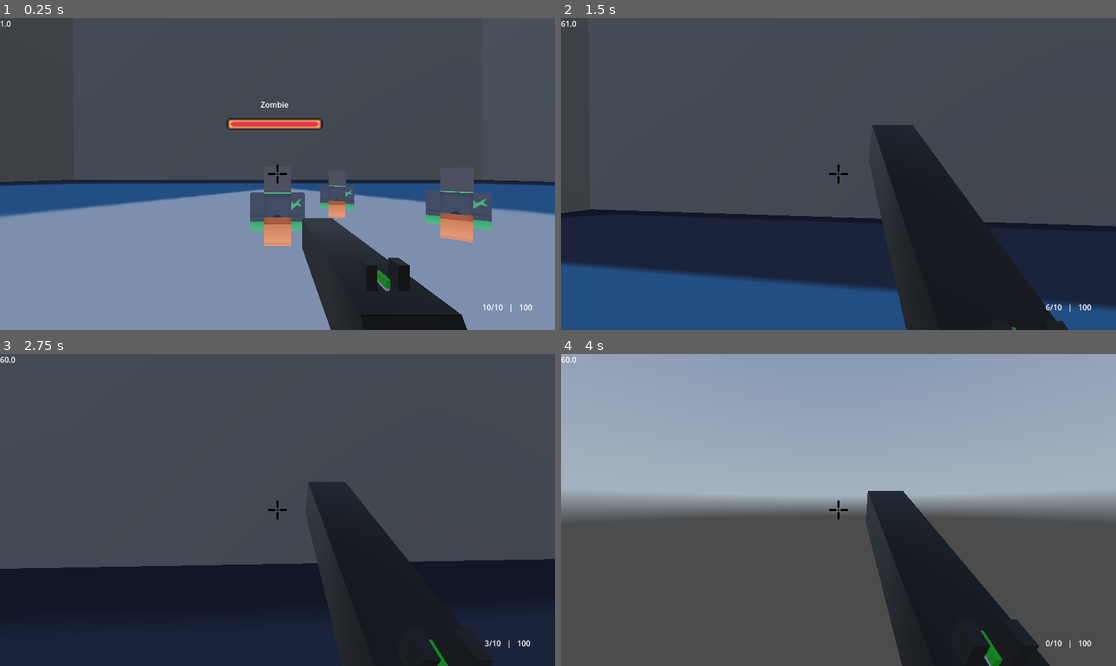
Above: before the commit, frames 1-4 (two rows, left to right).
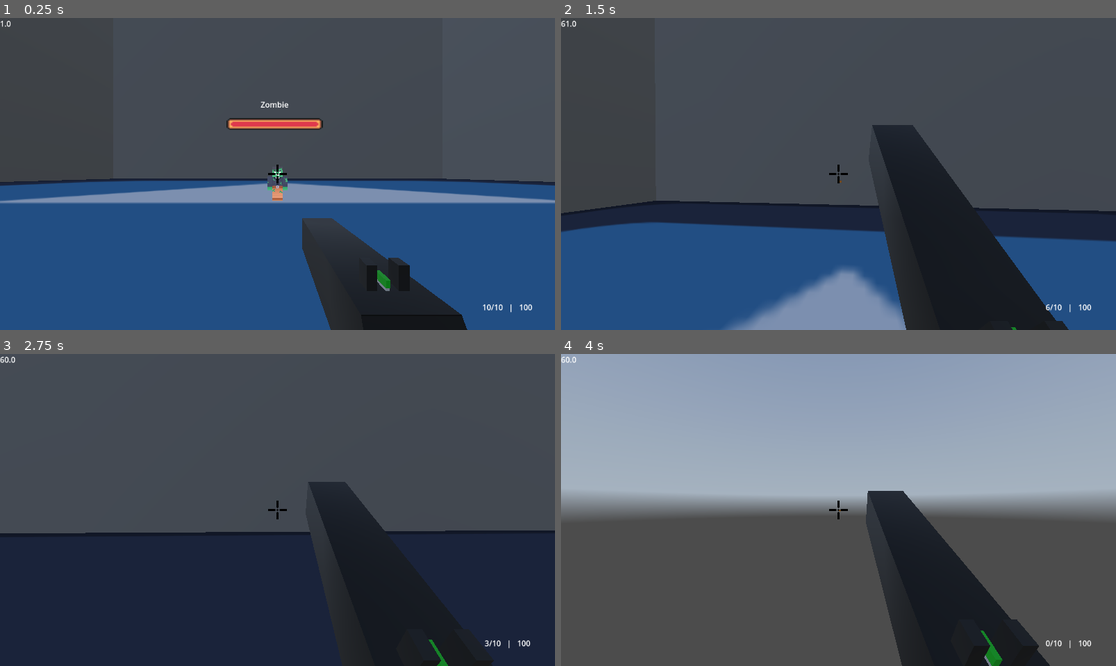
Above: after the commit, the same moments.

Repository: IgorMianowany/LooterShooterScooter
Game: Godot game, scene res://world.tscn
The game is run twice, just before and just after one commit, with the same random seed, the same clock (stepped at 60 frames per second) and the same inputs. The engine's default icon, where the game draws it, is replaced by a stand-in: a white triangle on a blue panel in a dark square. A sky picture missing from this copy of the repository is replaced by a grey-blue gradient.
Inputs (mouse positions are in pixels of both pictures, inside the frame that each line leads up to):
- Up to frame 1 (0.25 s): no input
- Up to frame 2 (1.5 s): move the mouse to (866, 174) at 0.52 s; press the mouse at (866, 174) at 0.53 s; hold W (forward) from 0.53 s (still down); tap Space (jump) at 0.77 s; move the mouse to (810, 174) at 1.27 s; release the mouse at (810, 174) at 1.28 s; click (810, 174) at 1.35 s
- Up to frame 3 (2.75 s): keep holding W (forward); tap Space (jump) at 1.52 s; move the mouse to (288, 503) at 2.02 s; press the mouse at (288, 503) at 2.03 s
- Up to frame 4 (4 s): keep holding W (forward); move the mouse to (832, 516) at 2.77 s; release the mouse at (832, 516) at 2.78 s; click (832, 516) at 2.85 s; tap Space (jump) at 3.02, 3.77 s; move the mouse to (877, 513) at 3.52 s; press the mouse at (877, 513) at 3.53 s

The runs differ from the first frame. In frame 1, 38% of the frame differs, in the area x 0-100%, y 48-100%; in frame 2, 20%; in frame 3, 8.8%; in frame 4, less than 0.1%.

Commit message:
better enemy movement

Diff:
--- a/enemy.gd
+++ b/enemy.gd
@@ -1,22 +1,27 @@
 class_name Enemy
-extends Node3D
+extends CharacterBody3D
 
 var health : float = 100
 var max_health : float = 100
 var player : Player
 var player_in_range : bool = false
-var speed : float = 10
+var speed : float = 200
 var move_dir : Vector3
 
-func _process(delta):
+func _physics_process(delta: float) -> void:
+	if not is_on_floor():
+		velocity += get_gravity() * 2.5 * delta
 	if player == null:
 		return
 	look_at(player.global_position)
 	rotate(Vector3(0,1,0), deg_to_rad(180))
 	var distance_to_player = global_position.distance_to(player.global_position)
-	if distance_to_player > 5:
+	if distance_to_player > 5 and player_in_range:
 		move_dir = global_position.direction_to(player.global_position)
-		global_position += move_dir * speed * delta
+		#global_position += move_dir * speed * delta
+		velocity = move_dir * speed * delta
+	move_and_slide()
+
 
 func take_damage(damage : float):
 	health -= damage
@@ -25,13 +30,13 @@
 		await(get_tree().create_timer(.5).timeout)
 		queue_free()
 
+func _on_player_detection_range_area_entered(area: Area3D) -> void:
+	player_in_range = true
+	player = area.get_parent()
 
-func _on_player_detection_range_area_entered(_area: Area3D) -> void:
-	player_in_range = true
-	player = _area.get_parent()
+
 func _on_player_detection_range_area_exited(_area: Area3D) -> void:
 	player_in_range = false
-	player = null
 
 
 func _display_damage(damage : float, is_critical : bool = false):
--- a/enemy.tscn
+++ b/enemy.tscn
@@ -5,12 +5,11 @@
 [ext_resource type="Script" uid="uid://11wi78ajfrjk" path="res://enemy_ui.gd" id="3_epg4t"]
 
 [sub_resource type="ViewportTexture" id="ViewportTexture_4gyqm"]
-viewport_path = NodePath("SubViewport")
 
 [sub_resource type="SphereShape3D" id="SphereShape3D_iifgy"]
 radius = 37.391293
 
-[node name="Enemy" type="Node3D"]
+[node name="Enemy" type="CharacterBody3D"]
 script = ExtResource("1_7k104")
 
 [node name="Hurtbox" type="Area3D" parent="."]
@@ -20,10 +19,6 @@
 script = ExtResource("2_4gyqm")
 
 [node name="CollisionShape3D" type="CollisionShape3D" parent="Hurtbox"]
-
-[node name="CollisionArea" type="Area3D" parent="."]
-
-[node name="CollisionShape3D" type="CollisionShape3D" parent="CollisionArea"]
 
 [node name="Sprite3D" type="Sprite3D" parent="."]
 texture = SubResource("ViewportTexture_4gyqm")
@@ -50,7 +45,7 @@
 size = Vector2i(100, 100)
 script = ExtResource("3_epg4t")
 
-[connection signal="area_entered" from="Hurtbox" to="." method="_on_hurtbox_area_entered"]
-[connection signal="area_entered" from="CollisionArea" to="." method="_on_collision_area_area_entered"]
+[node name="CollisionShape3D" type="CollisionShape3D" parent="."]
+
 [connection signal="area_entered" from="PlayerDetectionRange" to="." method="_on_player_detection_range_area_entered"]
 [connection signal="area_exited" from="PlayerDetectionRange" to="." method="_on_player_detection_range_area_exited"]
--- a/player.tscn
+++ b/player.tscn
@@ -11,6 +11,7 @@
 height = 3.0056
 
 [sub_resource type="SphereShape3D" id="SphereShape3D_sweqy"]
+radius = 0.7887576
 
 [node name="Player" node_paths=PackedStringArray("camera_controller", "weapon") instance=ExtResource("1_4flbx")]
 collision_layer = 0
@@ -62,7 +63,6 @@
 [node name="PlayerUI" parent="." index="4" instance=ExtResource("3_i3pqv")]
 
 [node name="DetectionArea" type="Area3D" parent="." index="5"]
-visible = false
 collision_layer = 8
 collision_mask = 0
 monitoring = false
--- a/world.tscn
+++ b/world.tscn
@@ -127,6 +127,7 @@
 shape = SubResource("BoxShape3D_tlwt5")
 
 [node name="Player" parent="." instance=ExtResource("1_f3sb7")]
+transform = Transform3D(1, 0, 0, 0, 1, 0, 0, 0, 1, 0, 0, 17.955772)
 
 [node name="DirectionalLight3D" type="DirectionalLight3D" parent="."]
 transform = Transform3D(1, 0, 0, 0, -0.560639, 0.82806, 0, -0.82806, -0.560639, 16, 27, -12)
@@ -136,19 +137,4 @@
 environment = SubResource("Environment_dwbse")
 
 [node name="Zombie" parent="." instance=ExtResource("4_aqk2v")]
-transform = Transform3D(1, 0, 0, 0, 1, 0, 0, 0, 1, 0, 0, -9.03318)
-
-[node name="Zombie2" parent="." instance=ExtResource("4_aqk2v")]
-transform = Transform3D(1, 0, 0, 0, 1, 0, 0, 0, 1, 7.487113, 0, -9.03318)
-
-[node name="Zombie3" parent="." instance=ExtResource("4_aqk2v")]
-transform = Transform3D(1, 0, 0, 0, 1, 0, 0, 0, 1, 7.4369483, 4.7683716e-07, -1.9258671)
-
-[node name="Zombie4" parent="." instance=ExtResource("4_aqk2v")]
-transform = Transform3D(1, 0, 0, 0, 1, 0, 0, 0, 1, 3.6051347, 0, -12.846708)
-
-[node name="Zombie5" parent="." instance=ExtResource("4_aqk2v")]
-transform = Transform3D(1, 0, 0, 0, 1, 0, 0, 0, 1, 7.487113, 0, -9.03318)
-
-[node name="Zombie6" parent="." instance=ExtResource("4_aqk2v")]
-transform = Transform3D(1, 0, 0, 0, 1, 0, 0, 0, 1, 13.314573, 0, -5.8648934)
+transform = Transform3D(1, 0, 0, 0, 1, 0, 0, 0, 1, 0, 0.44785714, 0)
--- a/zombie.gd
+++ b/zombie.gd
@@ -1,9 +1,8 @@
 class_name Zombie
 extends Enemy
 
+func _ready() -> void:
+	speed = 300
 
-func _process(delta):
+func _physics_process(delta: float) -> void:
 	super(delta)
-	#$"character-l".look_at(Vector3.FORWARD)
-	#$"character-l".rotate(Vector3(0,1,0), deg_to_rad(180))
-	$"character-l".look_at(move_dir)
--- a/zombie.tscn
+++ b/zombie.tscn
@@ -1855,17 +1855,18 @@
 
 [sub_resource type="CapsuleShape3D" id="CapsuleShape3D_roy8y"]
 radius = 1.11268
-height = 3.42253
-
-[sub_resource type="BoxShape3D" id="BoxShape3D_jmu02"]
-size = Vector3(2.3150024, 3.4764404, 1)
+height = 2.7937846
 
 [sub_resource type="ViewportTexture" id="ViewportTexture_roy8y"]
 viewport_path = NodePath("SubViewport")
 
 [sub_resource type="CapsuleShape3D" id="CapsuleShape3D_jmu02"]
-radius = 1.96875
-height = 3.9375
+radius = 1.7387695
+height = 4.2001953
+
+[sub_resource type="CapsuleShape3D" id="CapsuleShape3D_eseir"]
+radius = 0.9135742
+height = 3.2138672
 
 [node name="Zombie" instance=ExtResource("1_roy8y")]
 script = ExtResource("2_eseir")
@@ -1914,24 +1915,24 @@
 collision_mask = 256
 
 [node name="CollisionShape3D" parent="Hurtbox" index="0"]
-transform = Transform3D(1, 0, 0, 0, 1, 0, 0, 0, 1, 0, 1.03798, 0)
+transform = Transform3D(1, 0, 0, 0, 1, 0, 0, 0, 1, 0, 1.3523526, 0)
 shape = SubResource("CapsuleShape3D_roy8y")
 
-[node name="CollisionShape3D" parent="CollisionArea" index="0"]
-transform = Transform3D(1, 0, 0, 0, 1, 0, 0, 0, 1, -0.049957275, 1.2382202, 0)
-shape = SubResource("BoxShape3D_jmu02")
-
-[node name="Sprite3D" parent="." index="4"]
+[node name="Sprite3D" parent="." index="3"]
 transform = Transform3D(4.05362, 0, 0, 0, 3.77242, 0, 0, 0, 1, 0, 3.19707, 0)
 texture = SubResource("ViewportTexture_roy8y")
 
-[node name="RayCastHitbox" parent="." index="5"]
+[node name="RayCastHitbox" parent="." index="4"]
 collision_layer = 128
 collision_mask = 0
 monitoring = false
 
 [node name="CollisionShape3D" parent="RayCastHitbox" index="0"]
-transform = Transform3D(1, 0, 0, 0, 1, 0, 0, 0, 1, 0, 1.2898297, 0)
+transform = Transform3D(1, 0, 0, 0, 1, 0, 0, 0, 1, 0, 1.297154, 0)
 shape = SubResource("CapsuleShape3D_jmu02")
 
+[node name="CollisionShape3D" parent="." index="9"]
+transform = Transform3D(1, 0, 0, 0, 1, 0, 0, 0, 1, 0, 1.5307617, 0)
+shape = SubResource("CapsuleShape3D_eseir")
+
 [connection signal="area_entered" from="Hurtbox" to="Hurtbox" method="_on_area_entered"]
